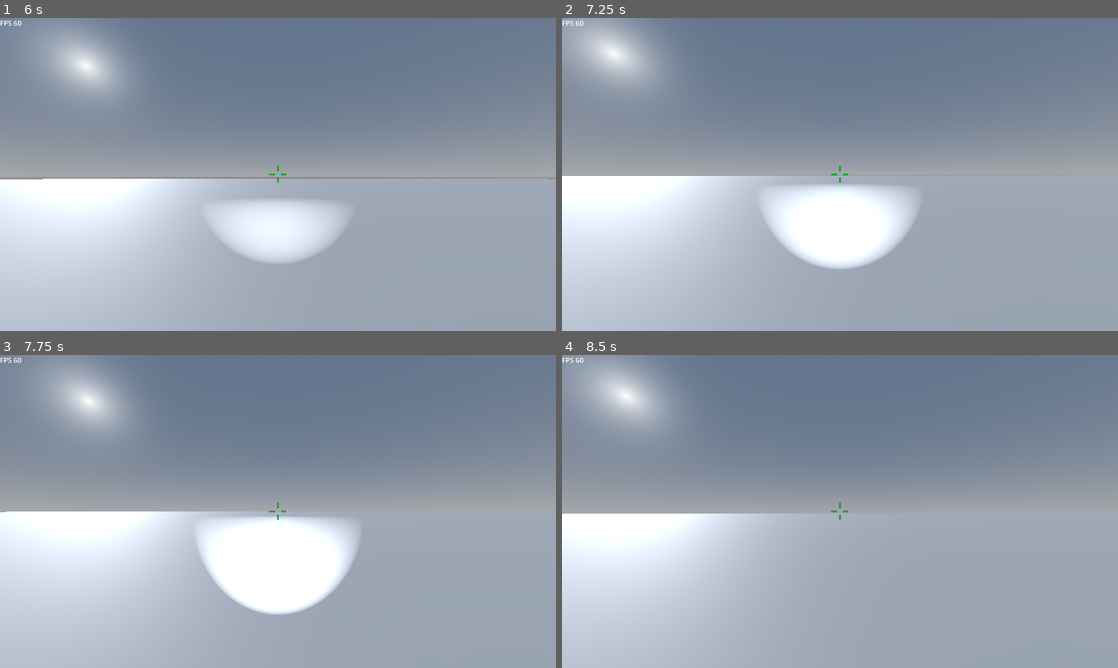
Above: before the commit, frames 1-4 (two rows, left to right).
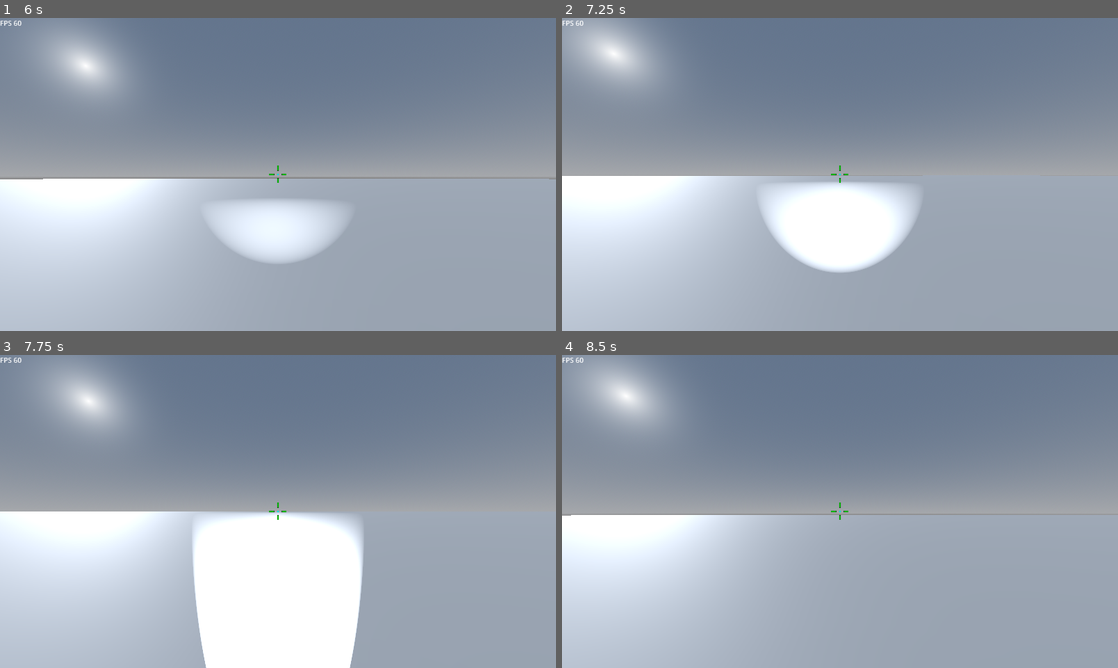
Above: after the commit, the same moments.

Repository: rbarongr/GodotFirstPersonController
Game: Godot game, scene res://Scenes/sandbox.tscn
Same seed, same stepped clock (60 frames per second), same inputs: the game is played once before the commit and once after it.
Inputs (mouse positions are in pixels of both pictures, inside the frame that each line leads up to):
- Up to frame 1 (6 s): tap Enter at 0.5, 4.25, 5.75 s; move the mouse to (305, 174) at 0.52 s; hold Ctrl (move_crouch) 0.53-1.28 s; hold W (move_forward) 0.53-5.78 s; tap Space (jump_default) at 0.77, 0.8, 1.07, 1.35, 1.52, 1.82, 3.02, 3.32, 3.5, 3.77, 3.8, 4.07, 4.52, 4.82, 5, 5.3 s; move the mouse to (250, 174) at 1.27 s; tap Ctrl (move_crouch) at 1.55, 3.05, 4.35 s; move the mouse to (289, 168) at 2.02 s; hold Space (jump_default) 2.03-2.78 s; tap F (flashlight_toggle) at 2.1 s; move the mouse to (272, 180) at 2.77 s; tap Mouse wheel down (mouse_wheel_down) at 2.85 s; move the mouse to (316, 177) at 3.52 s; hold Mouse wheel up (mouse_wheel_up) 3.53-4.28 s; move the mouse to (233, 171) at 4.27 s; move the mouse to (283, 174) at 5.02 s; hold Shift (move_walk) 5.03-5.78 s; move the mouse to (255, 168) at 5.77 s; hold D (move_right) from 5.78 s (still down); tap Caps Lock (swim_fly_toggle) at 5.85 s
- Up to frame 2 (7.25 s): tap Space (jump_default) at 6.02, 6.32, 6.5, 6.77, 6.8, 7.07 s; tap Ctrl (move_crouch) at 6.05 s; move the mouse to (867, 174) at 6.52 s; release D (move_right) at 6.53 s; hold W (move_forward) from 6.53 s (still down); hold Ctrl (move_crouch) from 6.53 s (still down)
- Up to frame 3 (7.75 s): keep holding W (move_forward); move the mouse to (250, 511) at 7.27 s; release Ctrl (move_crouch) at 7.28 s; tap Space (jump_default) at 7.35, 7.52 s; tap Ctrl (move_crouch) at 7.55 s
- Up to frame 4 (8.5 s): keep holding W (move_forward); tap Space (jump_default) at 7.82 s; move the mouse to (851, 505) at 8.02 s; hold Space (jump_default) from 8.03 s (still down); tap F (flashlight_toggle) at 8.1 s

Frame 1 is identical in both runs. In frame 2, 0.7% of the frame differs, in the area x 38-77%, y 50-82%; in frame 3, 8.4%, in the area x 0-66%, y 50-100%; in frame 4, 0.4%.

Commit message:
vertical movement: support for simultaniously pressed crouch and jump key

Diff:
--- a/Player/player.gd
+++ b/Player/player.gd
@@ -49,7 +49,6 @@
 	LADDER_WATER_ATTACHED, # we need to know where we were before attaching to the ladder in order to know where we have to go back on detach
 	LADDER_LAND,    # the player is already on the ladder, coming from land
 	LADDER_WATER,   # the player is already on the ladder, coming from water
-	WATER_ENTERED,   # the player has entered water
 	SWIM,           # movement under water (or basic flying)
 	FLY
 }
@@ -81,7 +80,6 @@
 @onready var camera_map: Camera3D = $CShapeHead/CameraMap
 @onready var flashlight: SpotLight3D = $CShapeHead/CameraFirstPerson/PlayerFlashlight
 @onready var raycast_up: RayCast3D = $CShapeHead/RayTop
-@onready var raycast_up_swim: RayCast3D = $CShapeHead/RayUpSwim
 @onready var raycast_down_swim: RayCast3D = $CShapeHead/RayDownSwim
 @onready var racyast_crosshair: RayCast3D = $CShapeHead/CameraFirstPerson/CollisionRayCrosshair
 
@@ -101,14 +99,17 @@
 			speed_state_current = SpeedStates.CROUCH
 		else:
 			speed_state_current = SpeedStates.RUN
-	if Input.is_action_pressed("move_crouch"):
+	if Input.is_action_just_pressed("move_crouch"):
 		if movement_state_current == MovementStates.SWIM:
 			jump_state_current = JumpStates.DOWN
 		else:
 			speed_state_current = SpeedStates.CROUCH
 	if Input.is_action_just_released("move_crouch"):
 		if movement_state_current == MovementStates.SWIM:
-			jump_state_current = JumpStates.NO
+			if Input.is_action_pressed("jump_default"):
+				jump_state_current = JumpStates.UP
+			else:
+				jump_state_current = JumpStates.NO
 		else:
 			if Input.is_action_pressed("move_walk"):
 				speed_state_current = SpeedStates.WALK
@@ -124,7 +125,13 @@
 		else:
 			jump_state_current = JumpStates.UP
 	if Input.is_action_just_released("jump_default"):
-		jump_state_current = JumpStates.NO
+		if movement_state_current == MovementStates.SWIM:
+			if Input.is_action_pressed("move_crouch"):
+				jump_state_current = JumpStates.DOWN
+			else:
+				jump_state_current = JumpStates.NO
+		else:
+			jump_state_current = JumpStates.NO
 	if Input.is_action_just_pressed("jump_high"):
 		jump_state_current = JumpStates.HIGH
 	if Input.is_action_just_released("jump_high"):
@@ -232,9 +239,7 @@
 	elif movement_state_current == MovementStates.LADDER_LAND:
 		#gravity_current = 0
 		grav_vel = Vector3.ZERO
-	elif movement_state_current == MovementStates.WATER_ENTERED:
-		#grav_vel.move_toward(Vector3(0, 0, 0), delta)
-		pass
+
 	elif movement_state_current == MovementStates.SWIM:
 		grav_vel = grav_vel.move_toward(Vector3.ZERO, water_drag)
 	elif movement_state_current == MovementStates.FLY:
@@ -244,7 +249,6 @@
 
 func _jump(delta: float) -> Vector3:
 	if movement_state_current == MovementStates.LAND:
-
 		if jump_state_current == JumpStates.UP:
 			jump_state_current = JumpStates.NO
 			jump_vel = calc_jump_vel_default()
@@ -286,34 +290,20 @@
 				movement_state_current = MovementStates.SWIM
 			ladder_array.clear()
 
-	elif movement_state_current == MovementStates.WATER_ENTERED:
-		movement_state_current = MovementStates.SWIM
-
-		#var walk_dir: Vector3 = Vector3(0, -1, 0).normalized()
-		#jump_vel = walk_vel.move_toward(walk_dir * swim_vertical_default, acceleration * delta/2)
-
 	elif movement_state_current == MovementStates.SWIM:
-		#print("swimray: ", raycast_down_swim.is_colliding())
-		#print("swimray: ", raycast_down_swim.get_collision_point().y)
-		#print("upray: ", raycast_up_swim.is_colliding())
 		# dont bounce around on the water surface as in halflife1 ...
 		if jump_state_current == JumpStates.NO:
 			jump_vel = calc_jump_vel_nojump(delta)
 
 		elif jump_state_current == JumpStates.UP:
-			print("swimray: ", raycast_down_swim.get_collision_point().y)
-			#if not raycast_down_swim.is_colliding():
 			if raycast_down_swim.get_collision_point().y < water_depth_separator:
-				print("if")
+				# swim upward under water
 				var walk_dir: Vector3 = Vector3(0, 1, 0).normalized()
 				jump_vel = jump_vel.move_toward(walk_dir * swim_vertical_default, acceleration_water * delta)
 
 			else:
-				print("else")
 				# jump of the water surface
 				jump_vel = calc_jump_vel_default()
-				#var walk_dir: Vector3 = Vector3(0, 1, 0).normalized()
-				#jump_vel = jump_vel.move_toward(walk_dir * swim_vertical_default, acceleration_water * delta)
 
 		elif jump_state_current == JumpStates.DOWN:
 			var walk_dir: Vector3 = Vector3(0, -1, 0).normalized()
@@ -347,6 +337,12 @@
 	return Vector3(0, sqrt(4 * jump_height_high * gravity), 0)
 
 func _process(delta: float):
+	# check for consistency (in case we ran into a bug before)
+	if raycast_down_swim.get_collision_point().y < water_depth_separator:
+		if movement_state_current != MovementStates.SWIM:
+			movement_state_current = MovementStates.SWIM
+			print("BUG: We are under Water but not marked as 'SWIM'!")
+
 	# this runs a lot better here in _process than in _input
 	# https://stackoverflow.com/questions/69981662/godot-input-is-action-just-pressed-runs-twice
 	if Input.is_action_just_pressed("flashlight_toggle"):
--- a/Player/player.tscn
+++ b/Player/player.tscn
@@ -65,11 +65,6 @@
 [node name="RayTop" type="RayCast3D" parent="CShapeHead"]
 target_position = Vector3(0, 0.6, 0)
 collide_with_areas = true
-
-[node name="RayUpSwim" type="RayCast3D" parent="CShapeHead"]
-transform = Transform3D(1, 0, 0, 0, 1, 0, 0, 0, 1, 0, 0.184379, 0)
-target_position = Vector3(0, -0.1, 0)
-debug_shape_custom_color = Color(0, 1, 0, 1)
 
 [node name="RayDownSwim" type="RayCast3D" parent="CShapeHead"]
 target_position = Vector3(0, -0.5, 0)
--- a/Scenes/water_surface.gd
+++ b/Scenes/water_surface.gd
@@ -15,7 +15,7 @@
 	if body.name == "Player":
 		#body.ladder_array.append(self)
 		if body.movement_state_current == body.MovementStates.LAND:
-			body.movement_state_current = body.MovementStates.WATER_ENTERED
+			body.movement_state_current = body.MovementStates.SWIM
 		elif body.movement_state_current == body.MovementStates.LADDER_LAND:
 			body.movement_state_current = body.MovementStates.LADDER_WATER
 
Not shown: 4 places in Player/player.tscn that only renumber resources
Not shown: 1 places in Scenes/ladder.tscn that only renumber resources
Not shown: 4 places in Scenes/sandbox.tscn that only renumber resources
Not shown: 1 places in Scenes/water_surface.tscn that only renumber resources
